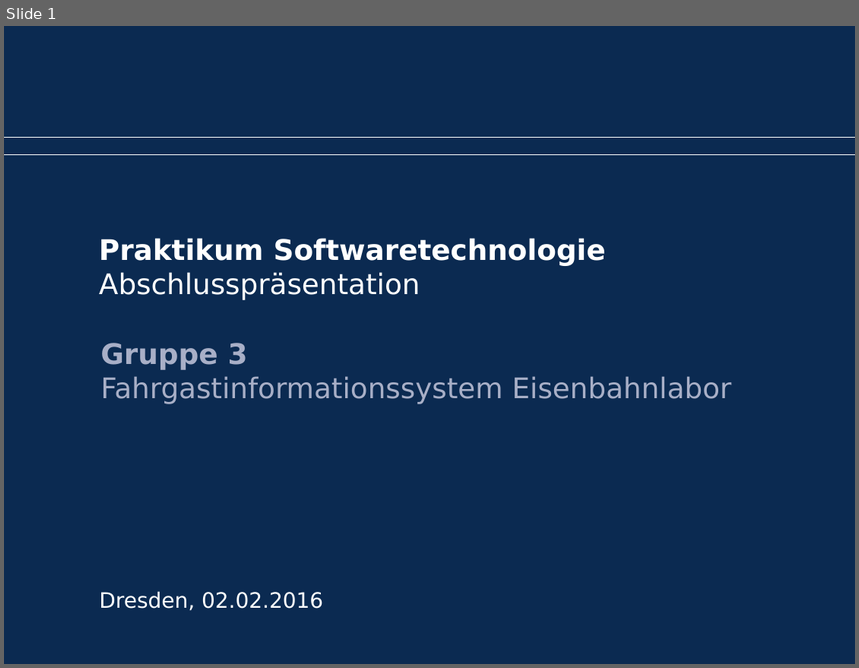
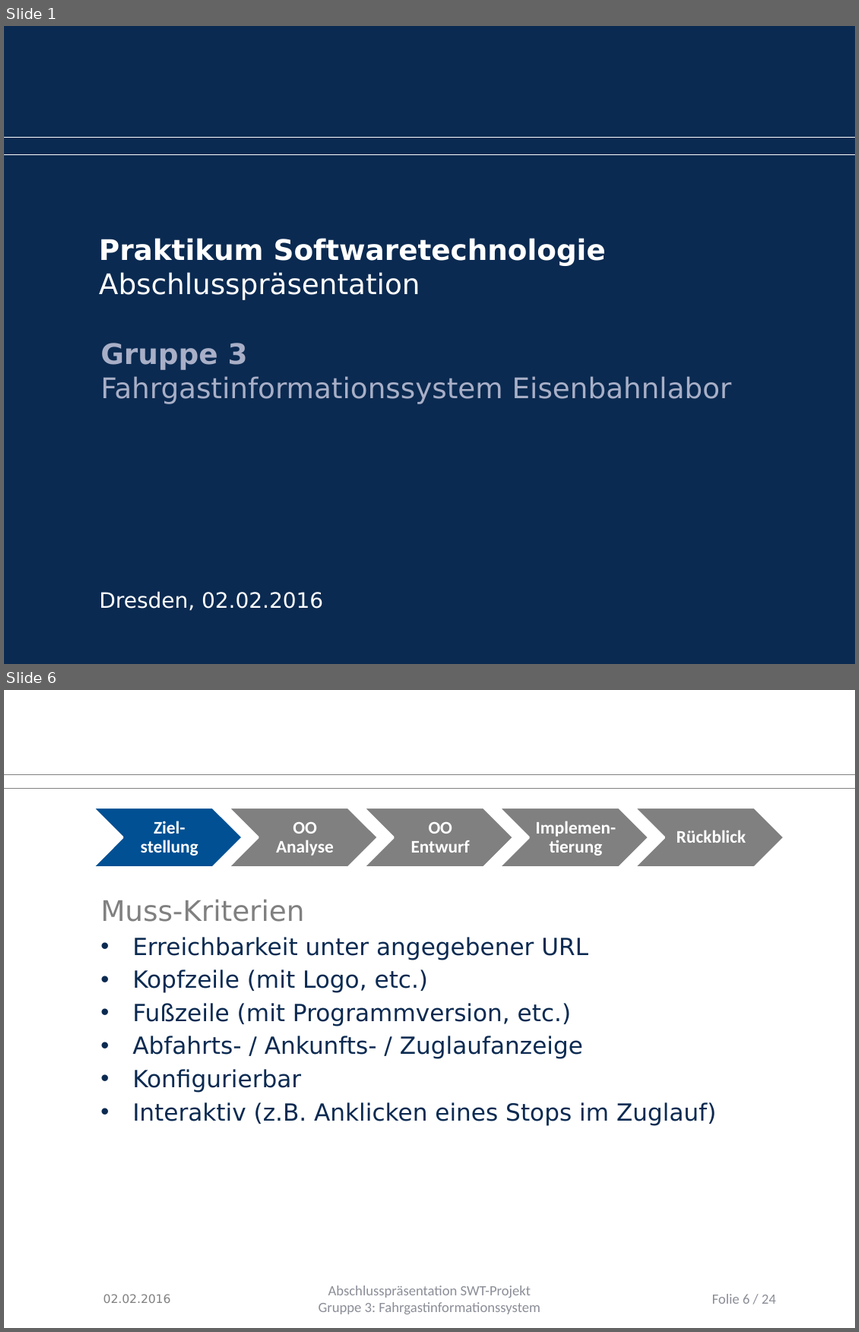
Before and after one commit to Juu98/fahrgastinformationssystem, a slide deck: organisation/Endpräsentation/abschlusspraesentation.pptx. Shown one above the other, each under a label of ours: slide 1 before the commit, slides 1 and 6 after it; the slides between them are not shown. The pictures are 859x668 and 859x1332 pixels, drawn with LibreOffice and Linux fonts; fonts in the diff are those of the drawing; background and template pictures are left out. Boxes give left, top, right and bottom in pixels: in the first picture for what was removed or moved away, otherwise in the second. Text is boxed around its words. In the diff, an @@ line names an element or a change of style, - is before the commit and + after.

```diff
--- a/organisation/Endpräsentation/abschlusspraesentation.pptx
+++ b/organisation/Endpräsentation/abschlusspraesentation.pptx
@@ slide 6 added at (4, 690, 855, 1328), background #FFFFFF @@
@@ line added from (4, 774) to (855, 774), #808080 0.5 pt @@
@@ line added from (4, 788) to (855, 788), #808080 0.5 pt @@
@@ group added at (92, 808, 785, 868): 5 chevrons, 5 texts @@
+Ziel-stellung
+OO Analyse
+OO Entwurf
+Implemen-tierung
+Rückblick
@@ text added at (101, 899, 716, 1125), 20 pt, text #0B2A51 @@
+Muss-Kriterien
+• Erreichbarkeit unter angegebener URL
+• Kopfzeile (mit Logo, etc.)
+• Fußzeile (mit Programmversion, etc.)
+• Abfahrts- / Ankunfts- / Zuglaufanzeige
+• Konfigurierbar
+• Interaktiv (z.B. Anklicken eines Stops im Zuglauf)
@@ text added at (104, 1294, 171, 1303), 10 pt, text #808080 @@
+02.02.2016
@@ text added at (319, 1286, 541, 1315), 12 pt, text #8C8E98 @@
+Abschlusspräsentation SWT-Projekt
+Gruppe 3: Fahrgastinformationssystem
@@ page number added at (712, 1294, 776, 1304), 12 pt, text #8C8E98 @@
+Folie 6 / 24
```
Also in this commit, not shown: 5 slides changed, 13 other slides added, 1 other file.
